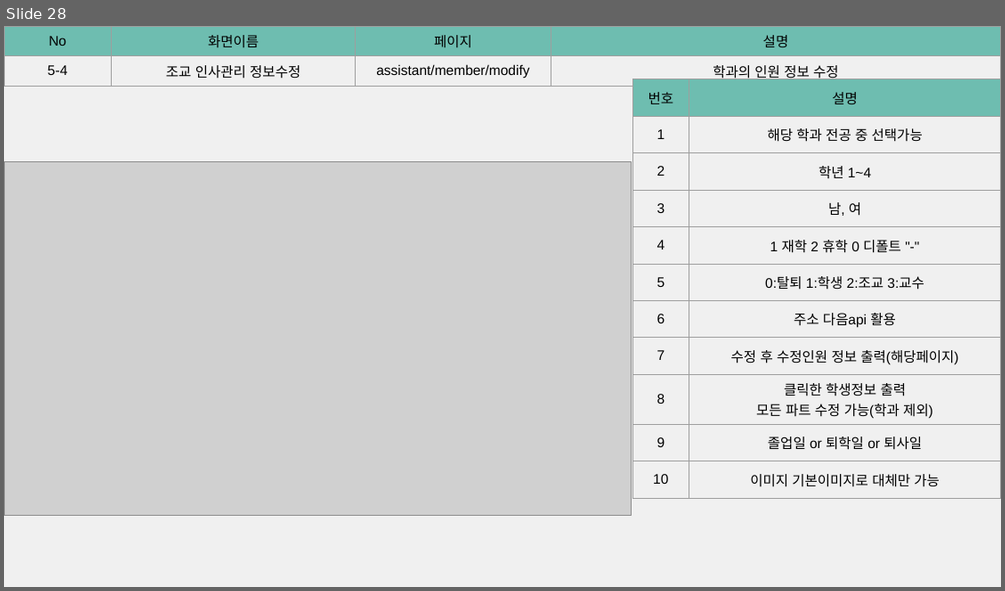
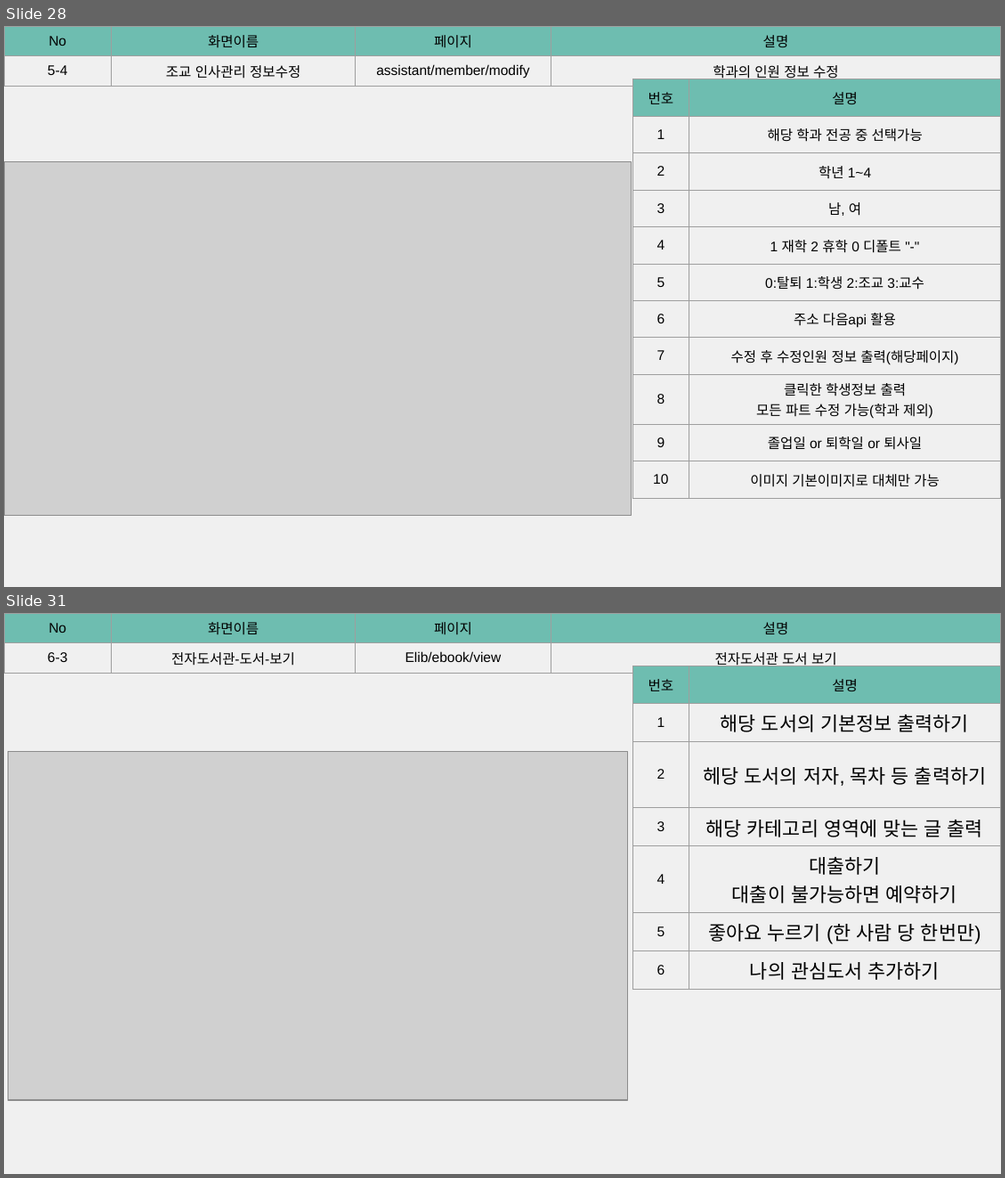
Before and after one commit to yndgow/ChimAcademy, a slide deck: 스토리보드/침대학교 스토리보드 v1.4.pptx. Shown one above the other, each under a label of ours: slide 28 before the commit, slides 28 and 31 after it; the slides between them are not shown. The pictures are 1005x591 and 1005x1178 pixels, drawn with LibreOffice and Linux fonts; fonts in the diff are those of the drawing; grey boxes stand for pictures. Boxes give left, top, right and bottom in pixels: in the first picture for what was removed or moved away, otherwise in the second. Text is boxed around its words. In the diff, an @@ line names an element or a change of style, - is before the commit and + after.

Commit message:
2023/03/27 스토리보드 추가 및 전자도서 부가기능 구현 중

```diff
--- a/스토리보드/침대학교 스토리보드 v1.4.pptx
+++ b/스토리보드/침대학교 스토리보드 v1.4.pptx
@@ slide 31 added at box(4, 613, 1001, 1174), background #F0F0F0 @@
@@ table added at box(4, 613, 1001, 672), 2 rows, 4 columns @@
+No | 화면이름 | 페이지 | 설명
+6-3 | 전자도서관-도서-보기 | Elib/ebook/view | 전자도서관 도서 보기
@@ table added at box(633, 666, 1001, 983), 7 rows, 2 columns @@
+번호 | 설명
+1 | 해당 도서의 기본정보 출력하기
+2 | 헤당 도서의 저자, 목차 등 출력하기
+3 | 해당 카테고리 영역에 맞는 글 출력
+4 | 대출하기 대출이 불가능하면 예약하기
+5 | 좋아요 누르기 (한 사람 당 한번만)
+6 | 나의 관심도서 추가하기
@@ picture added at box(8, 752, 627, 1101) @@
```
Also in this commit, not shown: 7 other slides added, 13 other files.
